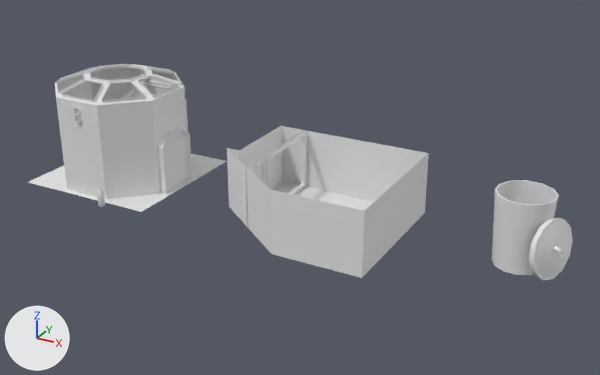
The FBX model IntergalecticHandyman/Assets/3D/TijnBlockout/TijnBlockout.fbx as it was, and as the next commit left it.
Rendered twice from a 50 mm lens placed at (25.4, -29.0, 15.6), pointed at (10.3, -1.5, 1.9). Arrows for +X, +Y and +Z are at lower left; the lights stay in place. Materials are left out; every surface is plain grey. Where no turn or scale is listed for an object, it has been applied to the vertices.
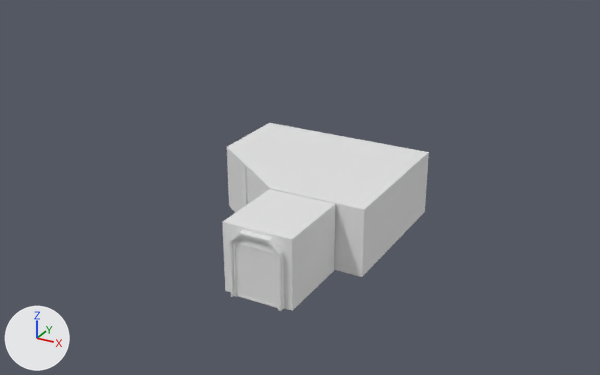
Pixel boxes [x1, y1, x2, y2] of what changed, in the pictures (600 x 375 px; the box of a moved part takes in the faces that stretch with it):
'Plane.009', reshaped, moved
    before: [227, 126, 429, 278]
    after: [227, 148, 429, 277]
'Cylinder', deleted
    before: [55, 64, 188, 199]
'Plane.017', added
    after: [227, 123, 429, 209]
'Circle.002', deleted
    before: [492, 180, 559, 275]
'Cube.002', added
    after: [222, 205, 335, 311]
'Cube.005', added
    after: [223, 189, 335, 239]
'Circle.003', deleted
    before: [529, 218, 573, 280]
'Plane.002', deleted
    before: [28, 154, 227, 212]
'Plane.004', moved, turned
    before: [164, 136, 177, 191]
    after: [256, 241, 277, 308]
'Plane.020', added
    after: [235, 237, 257, 302]
'Plane.018', added
    after: [229, 230, 284, 311]
'Plane.001', moved, turned (not visible afterwards)
    before: [157, 127, 192, 193]
'Plane.005', moved, turned (not visible afterwards)
    before: [174, 132, 188, 185]
'Plane', deleted
    before: [130, 85, 166, 98]
'Circle.001', moved, turned (not visible afterwards)
    before: [97, 190, 105, 207]
'NurbsPath.001', deleted
    before: [74, 107, 81, 115]
'NurbsPath', deleted
    before: [75, 116, 82, 123]
'NurbsPath.004', moved, turned (not visible afterwards)
    before: [101, 189, 105, 203]
'Plane.007', moved, turned (not visible afterwards)
    before: [95, 186, 101, 190]
part 1 of me_plane_012, moved or reshaped
    before: [271, 190, 364, 278]
    after: [272, 189, 364, 277]
'Plane.010', unchanged, covered by the edit
    before: [227, 126, 282, 180]
'Plane.012', unchanged, covered by the edit
    before: [245, 130, 307, 228]
    after: [245, 166, 251, 205]
'Plane.008', unchanged, covered by the edit
    before: [271, 181, 374, 211]

Edits to the bpy script that builds the scene:
```text
Change me_plane_012:
    verts and faces of me_plane_012; kept vertices keep their numbers, new ones are numbered from 16
    remove me_plane_012.from_pydata(...)  # 16 vertices, 7 faces; spans x -2.59..5.28, y -3.94..2.59, z -2.59..0.2
    add me_plane_012.from_pydata(...)  # 22 vertices, 7 faces; spans x -2.59..5.28, y -3.94..2.59, z -2.59..0.2
    me_plane_012 part 1
    add delete_faces([(5, 8, 9, 6)])
    add verts[16] = (3.74, -3.94, -2.59)
    add verts[17] = (1.82, -3.94, -2.59)
    add verts[18] = (3.33, -3.94, 0.01)
    add verts[19] = (3.75, -3.94, -0.39)
    add verts[20] = (1.82, -3.94, -0.39)
    add verts[21] = (2.25, -3.94, 0.02)
    add faces += [(5, 16, 19, 18, 21, 20, 17, 8, 9, 6)]
Remove ob_circle_003:
    ob_circle_003 = bpy.data.objects.new('Circle.003', me_circle_003)
Change ob_circle_001:
    ob_circle_001.location: (1.76, -4.07, 0.33) -> (10.34, -3.76, 0.53)
    ob_circle_001.rotation_euler: (0.0, 0.0, -1.571) -> (0.0, 0.0, -2.007)  # degrees (0, 0, -90) -> degrees (0, 0, -115)
Remove ob_nurbspath_002:
    ob_nurbspath_002 = bpy.data.objects.new('NurbsPath.002', me_nurbspath_004)
Remove ob_nurbspath_001:
    ob_nurbspath_001 = bpy.data.objects.new('NurbsPath.001', me_nurbspath_002)
Remove ob_circle_002:
    ob_circle_002 = bpy.data.objects.new('Circle.002', me_circle_002)
Remove ob_cylinder:
    ob_cylinder = bpy.data.objects.new('Cylinder', me_cylinder_003)
Remove ob_plane:
    ob_plane = bpy.data.objects.new('Plane', me_plane)
Change ob_plane_001:
    ob_plane_001.location: (2.99, -0.27, 1.35) -> (11.77, -3.98, 1.35)
    ob_plane_001.rotation_euler: (1.571, 0.0, 1.571) -> (1.571, 0.0, 3.142)  # degrees (90, 0, 90) -> degrees (90, 0, 180)
Change ob_plane_005:
    ob_plane_005.location: (2.99, 0.07, 1.59) -> (11.44, -3.98, 1.59)
    ob_plane_005.rotation_euler: (0.0, -1.571, 0.0) -> (1.571, -1.571, 0.0)  # degrees (0, -90, 0) -> degrees (90, -90, 0)
Remove ob_nurbspath:
    ob_nurbspath = bpy.data.objects.new('NurbsPath', me_nurbspath)
Remove ob_plane_002:
    ob_plane_002 = bpy.data.objects.new('Plane.002', me_plane_002)
Change ob_plane_009:
    ob_plane_009.location: (9.0, 0.0, 2.55) -> (9.0, 0.0, 2.59)
Change ob_plane_004:
    ob_plane_004.location: (2.99, -0.61, 1.59) -> (12.11, -7.33, 1.59)
    ob_plane_004.rotation_euler: (0.0, -1.571, 0.0) -> (1.571, -1.571, 0.0)  # degrees (0, -90, 0) -> degrees (90, -90, 0)
Add ob_plane_017:
    ob_plane_017 = bpy.data.objects.new('Plane.017', me_plane_011_1)  # 6 vertices, 2 faces; spans x -2.59..5.28, y -3.94..2.59, z 0.0
    ob_plane_017.location = (9.0, 0.0, 2.8)
Add ob_circle_005:
    ob_circle_005 = bpy.data.objects.new('Circle.005', me_circle_010)  # 688 vertices, 688 faces; spans x -0.17..0.17, y -0.17..1.46, z -0.88..0.07
    ob_circle_005.location = (13.92, -0.37, 2.73)
Add ob_plane_018:
    ob_plane_018 = bpy.data.objects.new('Plane.018', me_plane_025)  # 226 vertices, 231 faces; spans x -1.04..1.04, y -0.16..0.16, z -1.34..1.34
    ob_plane_018.location = (11.77, -7.33, 1.35)
Add ob_cube_002:
    ob_cube_002 = bpy.data.objects.new('Cube.002', me_cube_003_1)  # 20 vertices, 4 faces; spans x -1.86..0.94, y -1.44..1.81, z -1.0..1.8
    ob_cube_002.location = (12.2, -5.81, 1.0)
Add ob_plane_020:
    ob_plane_020 = bpy.data.objects.new('Plane.020', me_plane_022)  # 141 vertices, 156 faces; spans x -0.52..0.34, y -0.04..0.04, z -1.58..0.91
    ob_plane_020.location = (11.44, -7.33, 1.59)
Add ob_cube_005:
    ob_cube_005 = bpy.data.objects.new('Cube.005', me_cube_006)  # 4 vertices, 1 face; spans x -1.86..0.94, y -1.44..1.81, z -1.0
    ob_cube_005.location = (12.2, -5.81, 3.8)
Add ob_circle_007:
    ob_circle_007 = bpy.data.objects.new('Circle.007', me_circle_010.copy())
    ob_circle_007.location = (10.6, -6.28, 2.73)
Add ob_circle_006:
    ob_circle_006 = bpy.data.objects.new('Circle.006', me_circle_010.copy())
    ob_circle_006.location = (12.93, -6.28, 2.73)
Add ob_circle_004:
    ob_circle_004 = bpy.data.objects.new('Circle.004', me_circle_008)  # 1376 vertices, 1376 faces; spans x -4.03..0.17, y -0.17..0.17, z -0.88..0.07
    ob_circle_004.location = (13.92, 2.2, 2.73)
```
